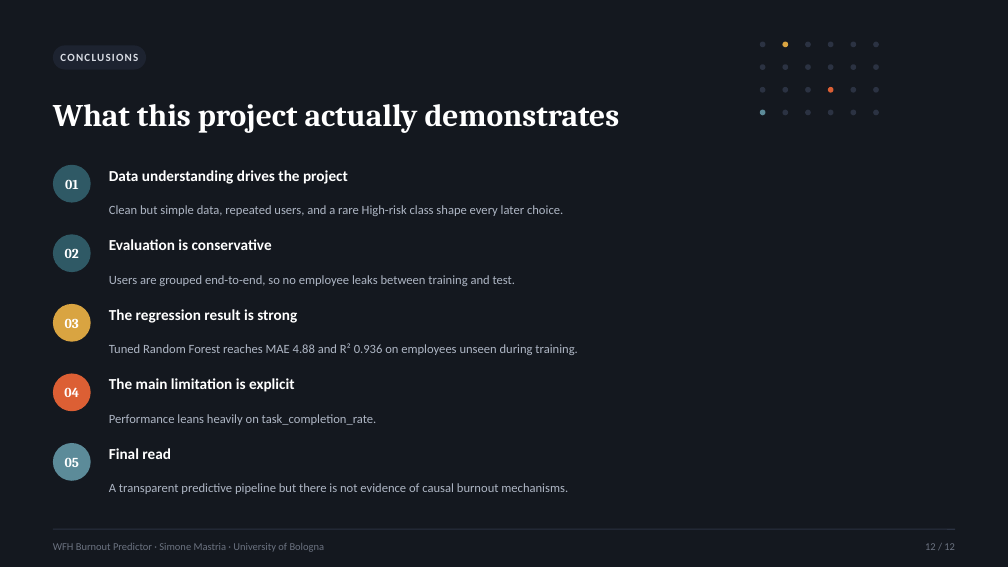
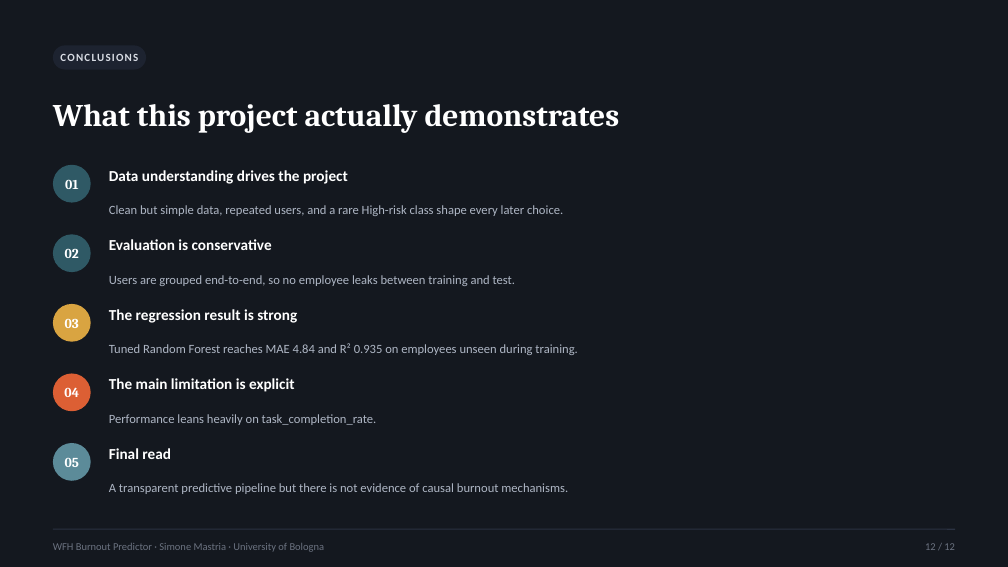
Before and after one commit to simonemastria/WFH-Burnout-Predictor, a slide deck: slide 12 of Report/WFH_Burnout_Predictor.pptx. Drawn at 1008x567 pixels with LibreOffice and Linux fonts; fonts in the diff are those of the drawing. Boxes give left, top, right and bottom in pixels: in the first picture for what was removed or moved away, otherwise in the second. Text is boxed around its words. In the diff, an @@ line names an element or a change of style, - is before the commit and + after.

```diff
--- a/Report/WFH_Burnout_Predictor.pptx
+++ b/Report/WFH_Burnout_Predictor.pptx
@@ ellipse removed at [760, 42, 765, 47] @@
@@ ellipse removed at [783, 42, 788, 47] @@
@@ ellipse removed at [805, 42, 811, 47] @@
@@ ellipse removed at [828, 42, 833, 47] @@
@@ ellipse removed at [851, 42, 856, 47] @@
@@ ellipse removed at [873, 42, 879, 47] @@
@@ ellipse removed at [760, 64, 765, 70] @@
@@ ellipse removed at [760, 87, 765, 92] @@
@@ ellipse removed at [783, 64, 788, 70] @@
@@ ellipse removed at [783, 87, 788, 92] @@
@@ ellipse removed at [805, 64, 811, 70] @@
@@ ellipse removed at [805, 87, 811, 92] @@
@@ ellipse removed at [828, 64, 833, 70] @@
@@ ellipse removed at [828, 87, 833, 92] @@
@@ ellipse removed at [851, 64, 856, 70] @@
@@ ellipse removed at [851, 87, 856, 92] @@
@@ ellipse removed at [873, 64, 879, 70] @@
@@ ellipse removed at [873, 87, 879, 92] @@
@@ ellipse removed at [760, 110, 765, 115] @@
@@ ellipse removed at [783, 110, 788, 115] @@
@@ ellipse removed at [805, 110, 811, 115] @@
@@ ellipse removed at [828, 110, 833, 115] @@
@@ ellipse removed at [851, 110, 856, 115] @@
@@ ellipse removed at [873, 110, 879, 115] @@
@@ text at [109, 343, 577, 355]: text changed @@
-Tuned Random Forest reaches MAE 4.88 and R² 0.936 on employees unseen during training.
+Tuned Random Forest reaches MAE 4.84 and R² 0.935 on employees unseen during training.
```
Also in this commit, not shown: 10 other slides changed, 2 other files.
